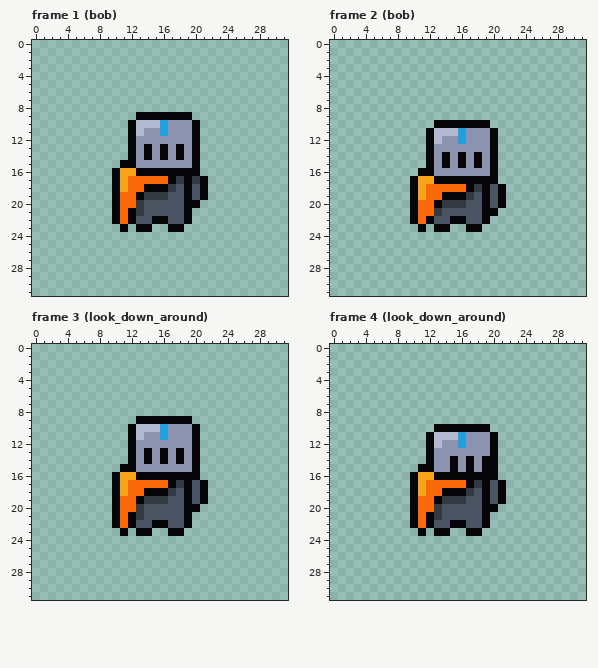
Edited in one commit: pixel-art file (assets/sprites/WIP/knight updates/knight_idle.aseprite). The picture above is the old version.
32x32 pixels, 13 frames. Shown: frame 1 (bob), frame 2 (bob), frame 3 (look_down_around), frame 4 (look_down_around). The commit also changed other frames, which this record leaves out.
And afterwards:
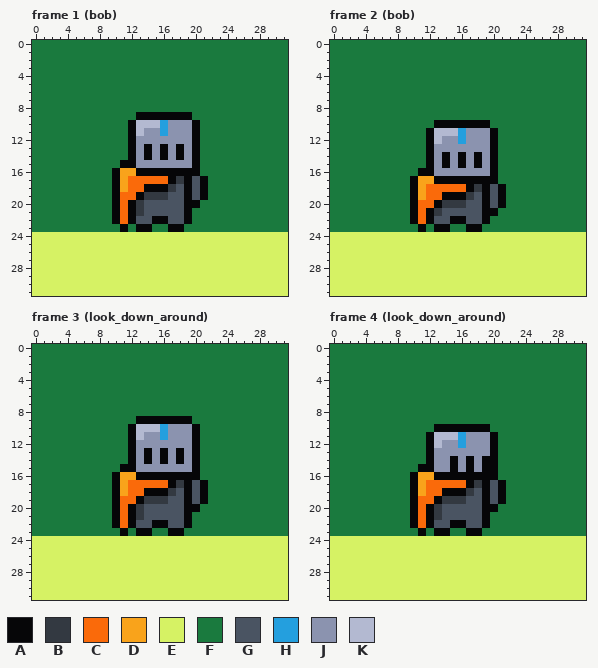
Palette (. is transparent): A #060608  B #333941  C #fa6a0a  D #f9a31b  E #d6f264  F #1a7a3e  G #4a5462  H #249fde  J #8b93af  K #b3b9d1
Log entry: new attack animation (entire knight update to come)
The edit:
Changed rows in their new state; - is an unchanged pixel.
Frame 1 (bob), layers "idle", "BG":
first column x 0:
 0 FFFFFFFFFFFFFFFFFFFFFFFFFFFFFFFF
 1 FFFFFFFFFFFFFFFFFFFFFFFFFFFFFFFF
 2 FFFFFFFFFFFFFFFFFFFFFFFFFFFFFFFF
 3 FFFFFFFFFFFFFFFFFFFFFFFFFFFFFFFF
 4 FFFFFFFFFFFFFFFFFFFFFFFFFFFFFFFF
 5 FFFFFFFFFFFFFFFFFFFFFFFFFFFFFFFF
 6 FFFFFFFFFFFFFFFFFFFFFFFFFFFFFFFF
 7 FFFFFFFFFFFFFFFFFFFFFFFFFFFFFFFF
 8 FFFFFFFFFFFFFFFFFFFFFFFFFFFFFFFF
 9 FFFFFFFFFFFFF-------FFFFFFFFFFFF
10 FFFFFFFFFFFF---------FFFFFFFFFFF
11 FFFFFFFFFFFF---------FFFFFFFFFFF
12 FFFFFFFFFFFF---------FFFFFFFFFFF
13 FFFFFFFFFFFF---------FFFFFFFFFFF
14 FFFFFFFFFFFF---------FFFFFFFFFFF
15 FFFFFFFFFFF----------FFFFFFFFFFF
16 FFFFFFFFFF-----------FFFFFFFFFFF
17 FFFFFFFFFF----------G-FFFFFFFFFF
18 FFFFFFFFFF------------FFFFFFFFFF
19 FFFFFFFFFF------------FFFFFFFFFF
20 FFFFFFFFFF--A--------FFFFFFFFFFF
21 FFFFFFFFFF----------FFFFFFFFFFFF
22 FFFFFFFFFF----------FFFFFFFFFFFF
23 FFFFFFFFFFF-F--FF--FFFFFFFFFFFFF
24 EEEEEEEEEEEEEEEEEEEEEEEEEEEEEEEE
25 EEEEEEEEEEEEEEEEEEEEEEEEEEEEEEEE
26 EEEEEEEEEEEEEEEEEEEEEEEEEEEEEEEE
27 EEEEEEEEEEEEEEEEEEEEEEEEEEEEEEEE
28 EEEEEEEEEEEEEEEEEEEEEEEEEEEEEEEE
29 EEEEEEEEEEEEEEEEEEEEEEEEEEEEEEEE
30 EEEEEEEEEEEEEEEEEEEEEEEEEEEEEEEE
31 EEEEEEEEEEEEEEEEEEEEEEEEEEEEEEEE
Frame 2 (bob), layers "idle", "BG":
first column x 0:
 0 FFFFFFFFFFFFFFFFFFFFFFFFFFFFFFFF
 1 FFFFFFFFFFFFFFFFFFFFFFFFFFFFFFFF
 2 FFFFFFFFFFFFFFFFFFFFFFFFFFFFFFFF
 3 FFFFFFFFFFFFFFFFFFFFFFFFFFFFFFFF
 4 FFFFFFFFFFFFFFFFFFFFFFFFFFFFFFFF
 5 FFFFFFFFFFFFFFFFFFFFFFFFFFFFFFFF
 6 FFFFFFFFFFFFFFFFFFFFFFFFFFFFFFFF
 7 FFFFFFFFFFFFFFFFFFFFFFFFFFFFFFFF
 8 FFFFFFFFFFFFFFFFFFFFFFFFFFFFFFFF
 9 FFFFFFFFFFFFFFFFFFFFFFFFFFFFFFFF
10 FFFFFFFFFFFFF-------FFFFFFFFFFFF
11 FFFFFFFFFFFF---------FFFFFFFFFFF
12 FFFFFFFFFFFF---------FFFFFFFFFFF
13 FFFFFFFFFFFF---------FFFFFFFFFFF
14 FFFFFFFFFFFF---------FFFFFFFFFFF
15 FFFFFFFFFFFF---------FFFFFFFFFFF
16 FFFFFFFFFFF----------FFFFFFFFFFF
17 FFFFFFFFFF-----------FFFFFFFFFFF
18 FFFFFFFFFF------------FFFFFFFFFF
19 FFFFFFFFFF------------FFFFFFFFFF
20 FFFFFFFFFF------------FFFFFFFFFF
21 FFFFFFFFFF--A--------FFFFFFFFFFF
22 FFFFFFFFFF----------FFFFFFFFFFFF
23 FFFFFFFFFFF-F--FF--FFFFFFFFFFFFF
24 EEEEEEEEEEEEEEEEEEEEEEEEEEEEEEEE
25 EEEEEEEEEEEEEEEEEEEEEEEEEEEEEEEE
26 EEEEEEEEEEEEEEEEEEEEEEEEEEEEEEEE
27 EEEEEEEEEEEEEEEEEEEEEEEEEEEEEEEE
28 EEEEEEEEEEEEEEEEEEEEEEEEEEEEEEEE
29 EEEEEEEEEEEEEEEEEEEEEEEEEEEEEEEE
30 EEEEEEEEEEEEEEEEEEEEEEEEEEEEEEEE
31 EEEEEEEEEEEEEEEEEEEEEEEEEEEEEEEE
Frame 3 (look_down_around), layers "idle", "BG":
first column x 0:
 0 FFFFFFFFFFFFFFFFFFFFFFFFFFFFFFFF
 1 FFFFFFFFFFFFFFFFFFFFFFFFFFFFFFFF
 2 FFFFFFFFFFFFFFFFFFFFFFFFFFFFFFFF
 3 FFFFFFFFFFFFFFFFFFFFFFFFFFFFFFFF
 4 FFFFFFFFFFFFFFFFFFFFFFFFFFFFFFFF
 5 FFFFFFFFFFFFFFFFFFFFFFFFFFFFFFFF
 6 FFFFFFFFFFFFFFFFFFFFFFFFFFFFFFFF
 7 FFFFFFFFFFFFFFFFFFFFFFFFFFFFFFFF
 8 FFFFFFFFFFFFFFFFFFFFFFFFFFFFFFFF
 9 FFFFFFFFFFFFF-------FFFFFFFFFFFF
10 FFFFFFFFFFFF---------FFFFFFFFFFF
11 FFFFFFFFFFFF---------FFFFFFFFFFF
12 FFFFFFFFFFFF---------FFFFFFFFFFF
13 FFFFFFFFFFFF---------FFFFFFFFFFF
14 FFFFFFFFFFFF---------FFFFFFFFFFF
15 FFFFFFFFFFF----------FFFFFFFFFFF
16 FFFFFFFFFF-----------FFFFFFFFFFF
17 FFFFFFFFFF------------FFFFFFFFFF
18 FFFFFFFFFF------------FFFFFFFFFF
19 FFFFFFFFFF------------FFFFFFFFFF
20 FFFFFFFFFF--A--------FFFFFFFFFFF
21 FFFFFFFFFF----------FFFFFFFFFFFF
22 FFFFFFFFFF----------FFFFFFFFFFFF
23 FFFFFFFFFFF-F--FF--FFFFFFFFFFFFF
24 EEEEEEEEEEEEEEEEEEEEEEEEEEEEEEEE
25 EEEEEEEEEEEEEEEEEEEEEEEEEEEEEEEE
26 EEEEEEEEEEEEEEEEEEEEEEEEEEEEEEEE
27 EEEEEEEEEEEEEEEEEEEEEEEEEEEEEEEE
28 EEEEEEEEEEEEEEEEEEEEEEEEEEEEEEEE
29 EEEEEEEEEEEEEEEEEEEEEEEEEEEEEEEE
30 EEEEEEEEEEEEEEEEEEEEEEEEEEEEEEEE
31 EEEEEEEEEEEEEEEEEEEEEEEEEEEEEEEE
Frame 4 (look_down_around), layers "idle", "BG":
first column x 0:
 0 FFFFFFFFFFFFFFFFFFFFFFFFFFFFFFFF
 1 FFFFFFFFFFFFFFFFFFFFFFFFFFFFFFFF
 2 FFFFFFFFFFFFFFFFFFFFFFFFFFFFFFFF
 3 FFFFFFFFFFFFFFFFFFFFFFFFFFFFFFFF
 4 FFFFFFFFFFFFFFFFFFFFFFFFFFFFFFFF
 5 FFFFFFFFFFFFFFFFFFFFFFFFFFFFFFFF
 6 FFFFFFFFFFFFFFFFFFFFFFFFFFFFFFFF
 7 FFFFFFFFFFFFFFFFFFFFFFFFFFFFFFFF
 8 FFFFFFFFFFFFFFFFFFFFFFFFFFFFFFFF
 9 FFFFFFFFFFFFFFFFFFFFFFFFFFFFFFFF
10 FFFFFFFFFFFFF-------FFFFFFFFFFFF
11 FFFFFFFFFFFF---------FFFFFFFFFFF
12 FFFFFFFFFFFF---------FFFFFFFFFFF
13 FFFFFFFFFFFF---------FFFFFFFFFFF
14 FFFFFFFFFFFF---------FFFFFFFFFFF
15 FFFFFFFFFFF----------FFFFFFFFFFF
16 FFFFFFFFFF-----------FFFFFFFFFFF
17 FFFFFFFFFF------------FFFFFFFFFF
18 FFFFFFFFFF------------FFFFFFFFFF
19 FFFFFFFFFF------------FFFFFFFFFF
20 FFFFFFFFFF--A--------FFFFFFFFFFF
21 FFFFFFFFFF----------FFFFFFFFFFFF
22 FFFFFFFFFF----------FFFFFFFFFFFF
23 FFFFFFFFFFF-F--FF--FFFFFFFFFFFFF
24 EEEEEEEEEEEEEEEEEEEEEEEEEEEEEEEE
25 EEEEEEEEEEEEEEEEEEEEEEEEEEEEEEEE
26 EEEEEEEEEEEEEEEEEEEEEEEEEEEEEEEE
27 EEEEEEEEEEEEEEEEEEEEEEEEEEEEEEEE
28 EEEEEEEEEEEEEEEEEEEEEEEEEEEEEEEE
29 EEEEEEEEEEEEEEEEEEEEEEEEEEEEEEEE
30 EEEEEEEEEEEEEEEEEEEEEEEEEEEEEEEE
31 EEEEEEEEEEEEEEEEEEEEEEEEEEEEEEEE
Where, in picture pixels (left, top, right, bottom), the same in both pictures:
changed: (32, 40, 288, 296)
changed: (330, 40, 586, 296)
changed: (32, 344, 288, 600)
changed: (330, 344, 586, 600)
